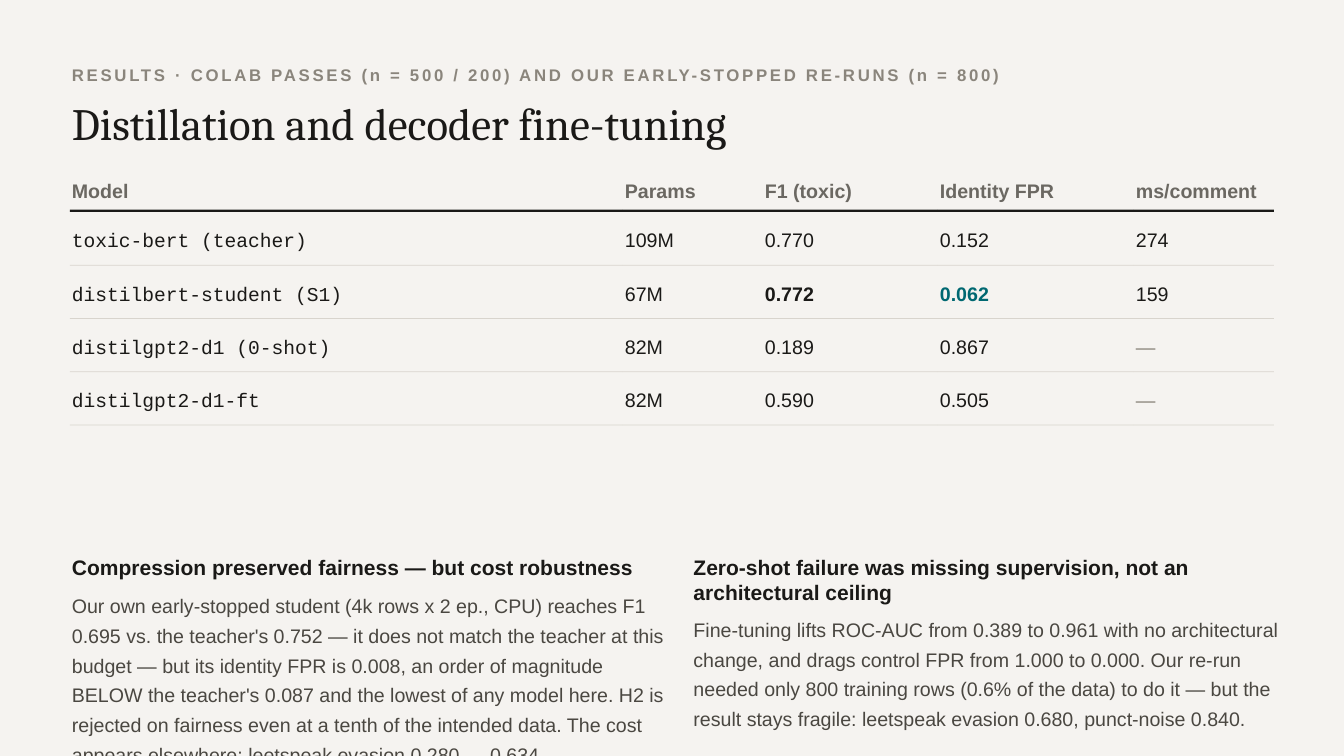
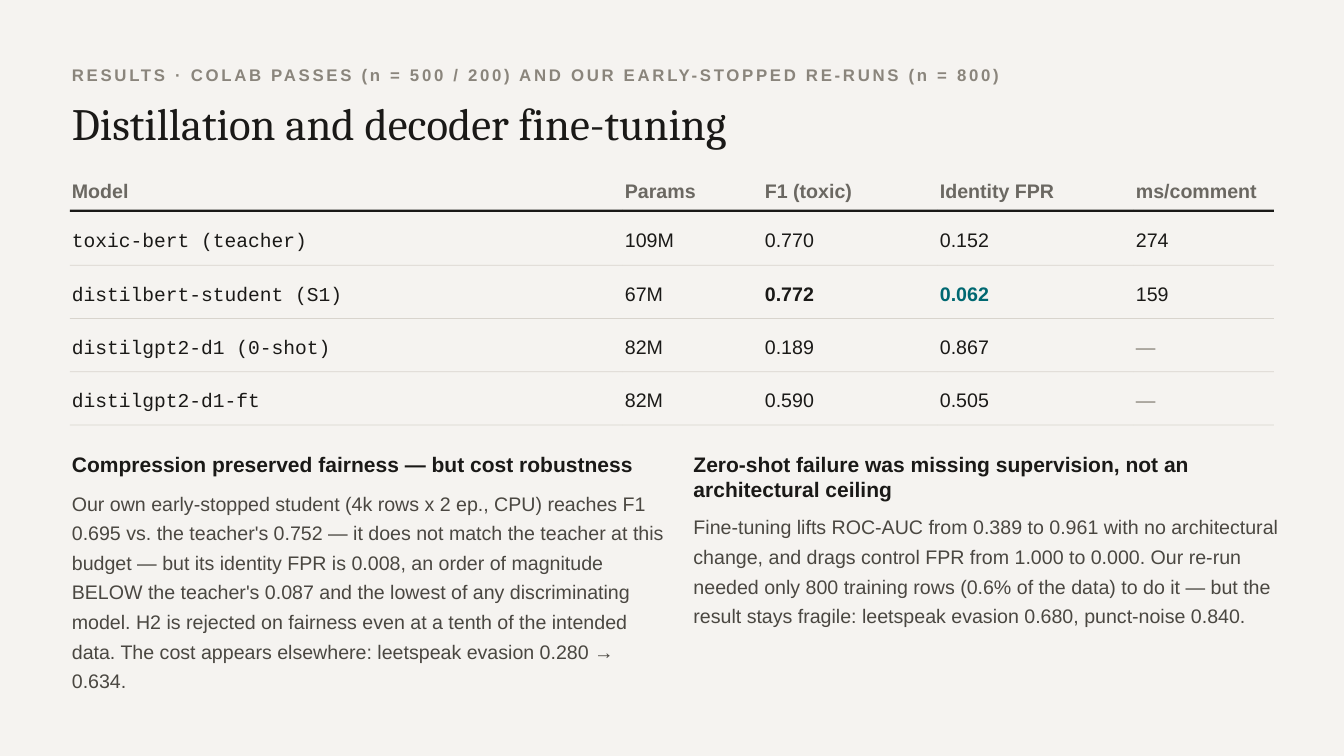
Before and after one commit to Tom-Jacob/DeepProjectHate, a slide deck: slide 10 of report/Academic_presentation_structure.pptx. Drawn at 1344x756 pixels with LibreOffice and Linux fonts; fonts in the diff are those of the drawing. Boxes give left, top, right and bottom in pixels: in the first picture for what was removed or moved away, otherwise in the second. Text is boxed around its words. In the diff, an @@ line names an element or a change of style, - is before the commit and + after.

Commit message:
Align the repo with the final report and remove unreported experiments
- Rewrite the README so every number matches the report, add the results
  tables, changes from the proposal, exact reproduction commands, and a
  references/credits section.
- Remove notebooks, scripts and results for experiments the report does not
  use (soft-F1 distillation, FPR-regularized fine-tune, 6-label encoder/decoder
  agreement, formal 6-label eval, smoke-score joins, archived notebooks).
- Drop the soft-F1 and FPR fine-tune code from distill.py and the matching
  --beta flag from train_distill.py.
- Add --stop-at-step to train_bert_base_classifier.py so the report's E1
  checkpoint (1,150 steps, interrupted in epoch 2) can be reproduced exactly.
- Mark the off-the-shelf distilbert-tox / roberta-tox specs as legacy, and
  update the fair roster to the report's eight configurations.
- Make the slide deck match the report and fix three layout issues.
- Update the developer guide; stop tracking CLAUDE.md and the guidelines PDF.

```diff
--- a/report/Academic_presentation_structure.pptx
+++ b/report/Academic_presentation_structure.pptx
@@ 3 texts: place and size @@
-3 texts at [72,559,1278,730]
+3 texts at [72,456,1278,627]
@@ text at [72,497,663,688]: text changed @@
-Our own early-stopped student (4k rows x 2 ep., CPU) reaches F1 0.695 vs. the teacher's 0.752 — it does not match the teacher at this budget — but its identity FPR is 0.008, an order of magnitude BELOW the teacher's 0.087 and the lowest of any model here. H2 is rejected on fairness even at a tenth of the intended data. The cost appears elsewhere: leetspeak evasion 0.280 → 0.634.
+Our own early-stopped student (4k rows x 2 ep., CPU) reaches F1 0.695 vs. the teacher's 0.752 — it does not match the teacher at this budget — but its identity FPR is 0.008, an order of magnitude BELOW the teacher's 0.087 and the lowest of any discriminating model. H2 is rejected on fairness even at a tenth of the intended data. The cost appears elsewhere: leetspeak evasion 0.280 → 0.634.
```
Also in this commit, not shown: 4 other slides changed, 38 other files.
